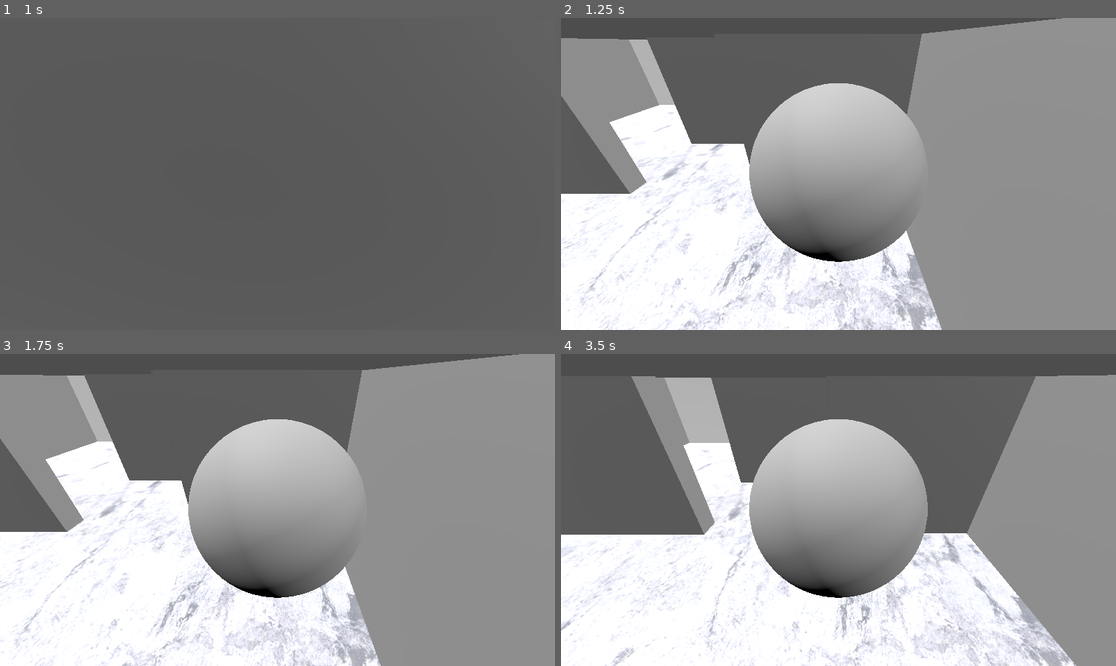
Above: before the commit, frames 1-4 (two rows, left to right).
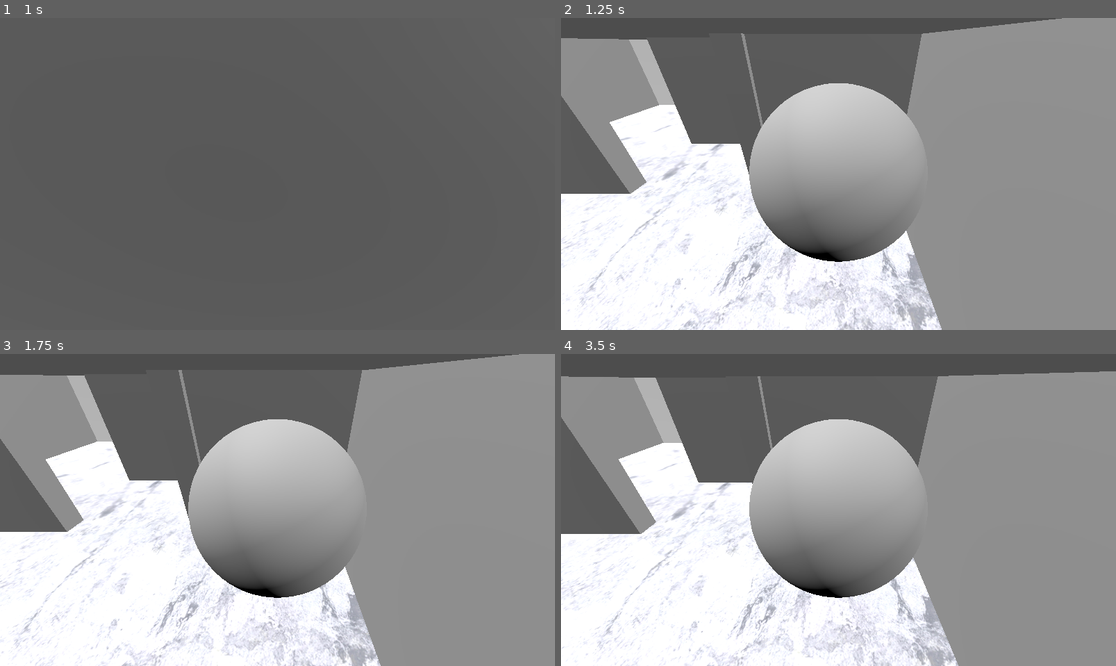
Above: after the commit, the same moments.

Repository: notclw/Intro-Game---New-Version
Game: Godot game, scene res://Inrto.tscn
Two runs of this game, one before a commit and one after it. Both use one fixed random seed, a clock stepped at 60 frames per second and the inputs below.
Inputs:
- Up to frame 1 (1 s): tap Enter (ui_accept) at 0.5, 0.77 s; hold Up (ui_up) from 0.53 s (still down)
- Up to frame 2 (1.25 s): keep holding Up (ui_up)
- Up to frame 3 (1.75 s): keep holding Up (ui_up); tap Enter (ui_accept) at 1.52 s
- Up to frame 4 (3.5 s): release Up (ui_up) at 2.03 s; hold Left (ui_left) from 2.03 s (still down); tap Enter (ui_accept) at 3.02 s

Frame 1 is identical in both runs. In frame 2, 0.2% of the frame differs, in the area x 32-37%, y 4-51%; in frame 3, 0.2%; in frame 4, 30%, in the area x 0-100%, y 5-100%.

Commit message:
Update Inrto.tscn

Diff:
--- a/Inrto.tscn
+++ b/Inrto.tscn
@@ -53,7 +53,7 @@
 size = Vector3(15, 2, 15)
 
 [node name="Not Wall2" type="CSGBox3D" parent="."]
-transform = Transform3D(-4.37095e-08, -0.999957, -0.00928496, 1, -4.37114e-08, 0, -4.05859e-10, -0.00928496, 0.999957, 11.6443, 6.3868, 2.14715)
+transform = Transform3D(-4.37095e-08, -0.999957, -0.00928496, 1, -4.37114e-08, 0, -4.05859e-10, -0.00928496, 0.999957, 11.6443, 6.3868, 2.73175)
 use_collision = true
 size = Vector3(15, 2, 15)
 
